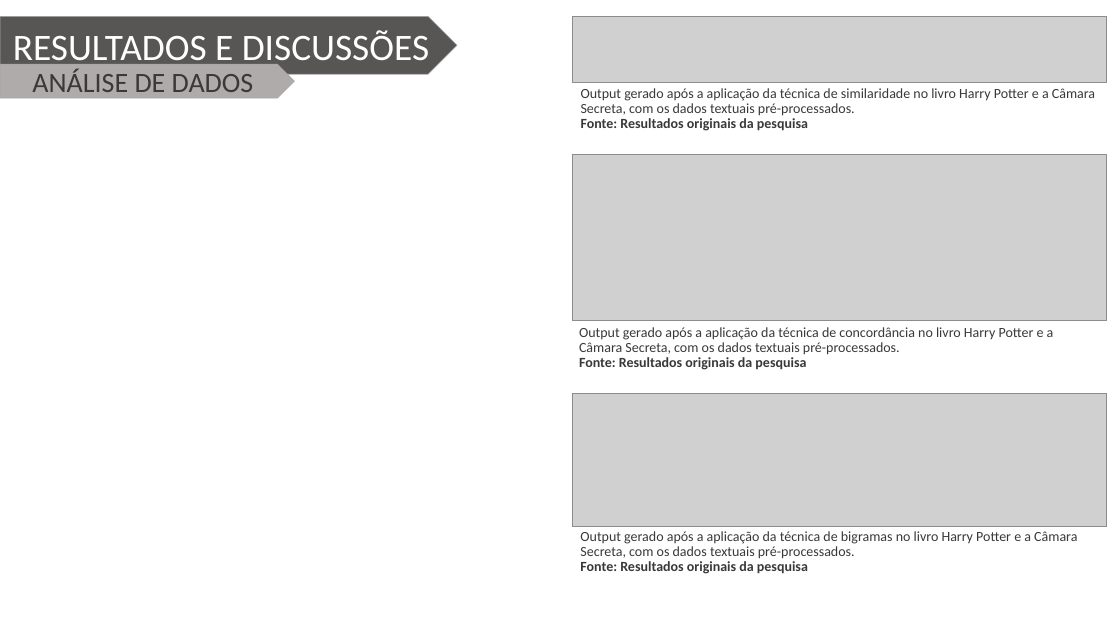
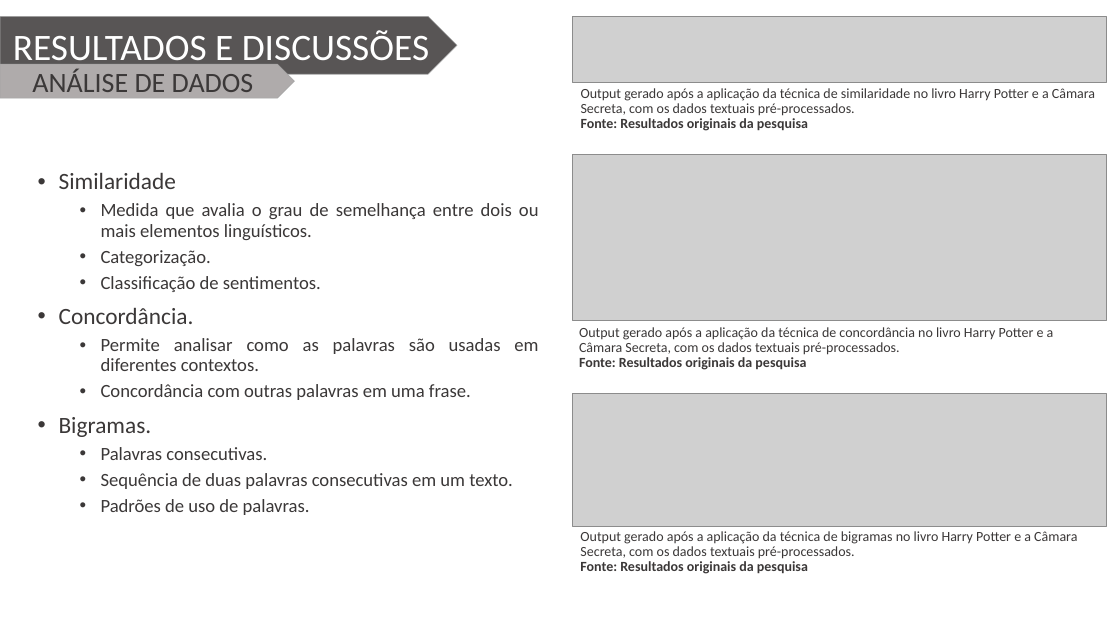
Before and after one commit to Wiryco/Natural-Language-Analysis-And-Processing, a slide deck: slide 10 of Apresentação/Apresentação TCC - Vinícius Andrade Lopes.pptx. Drawn at 1120x630 pixels with LibreOffice and Linux fonts; fonts in the diff are those of the drawing; grey boxes stand for pictures; background and template pictures are left out. Boxes give left, top, right and bottom in pixels: in the first picture for what was removed or moved away, otherwise in the second. Text is boxed around its words. In the diff, an @@ line names an element or a change of style, - is before the commit and + after.

```diff
--- a/Apresentação/Apresentação TCC - Vinícius Andrade Lopes.pptx
+++ b/Apresentação/Apresentação TCC - Vinícius Andrade Lopes.pptx
@@ text added at [59,172,539,515], 16 pt, text #3B3838 @@
+• Similaridade
+  • Medida que avalia o grau de semelhança entre dois ou mais elementos linguísticos.
+  • Categorização.
+  • Classificação de sentimentos.
+• Concordância.
+  • Permite analisar como as palavras são usadas em diferentes contextos.
+  • Concordância com outras palavras em uma frase.
+• Bigramas.
+  • Palavras consecutivas.
+  • Sequência de duas palavras consecutivas em um texto.
+  • Padrões de uso de palavras.
```
Also in this commit, not shown: 7 other slides changed, 1 slide added.
